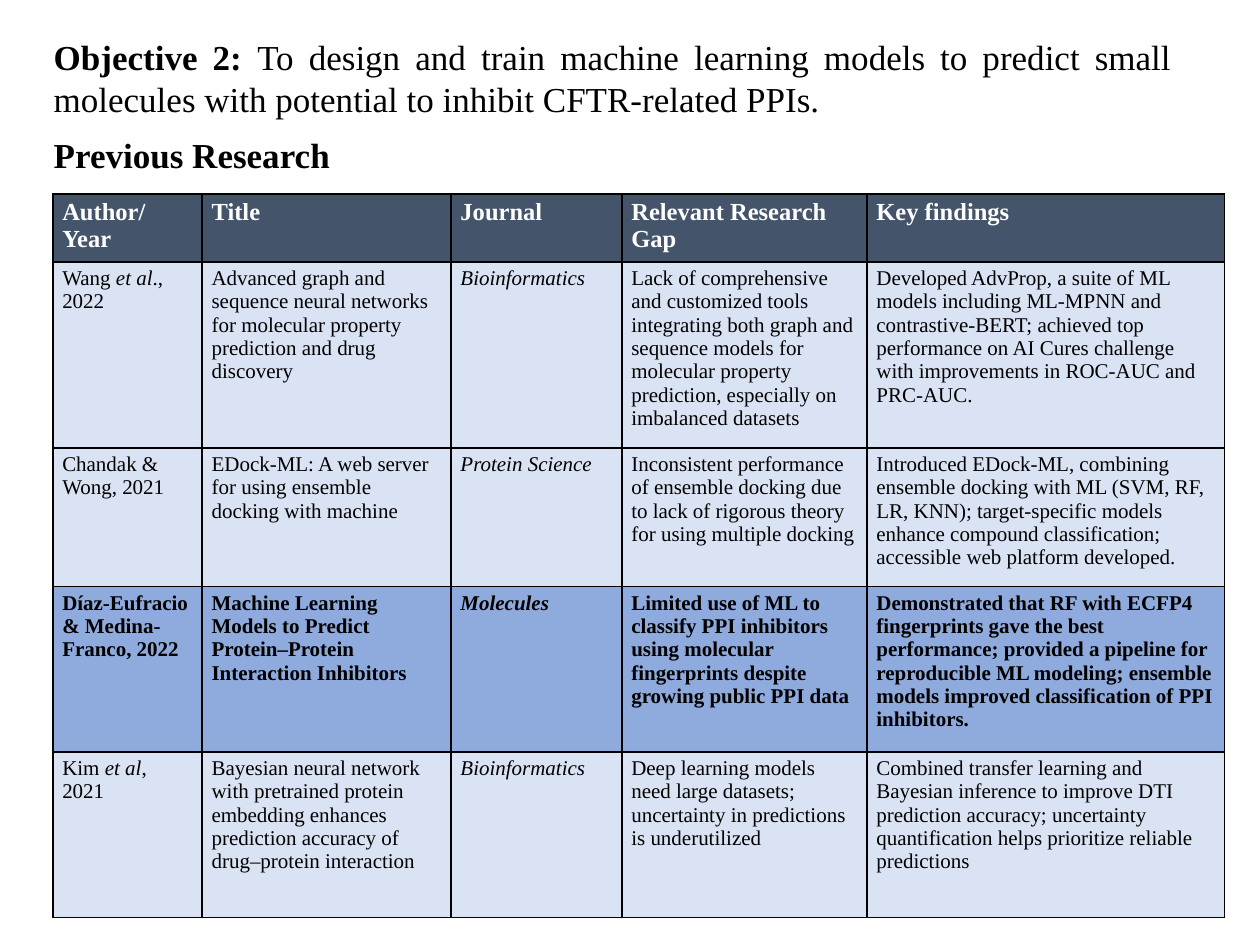
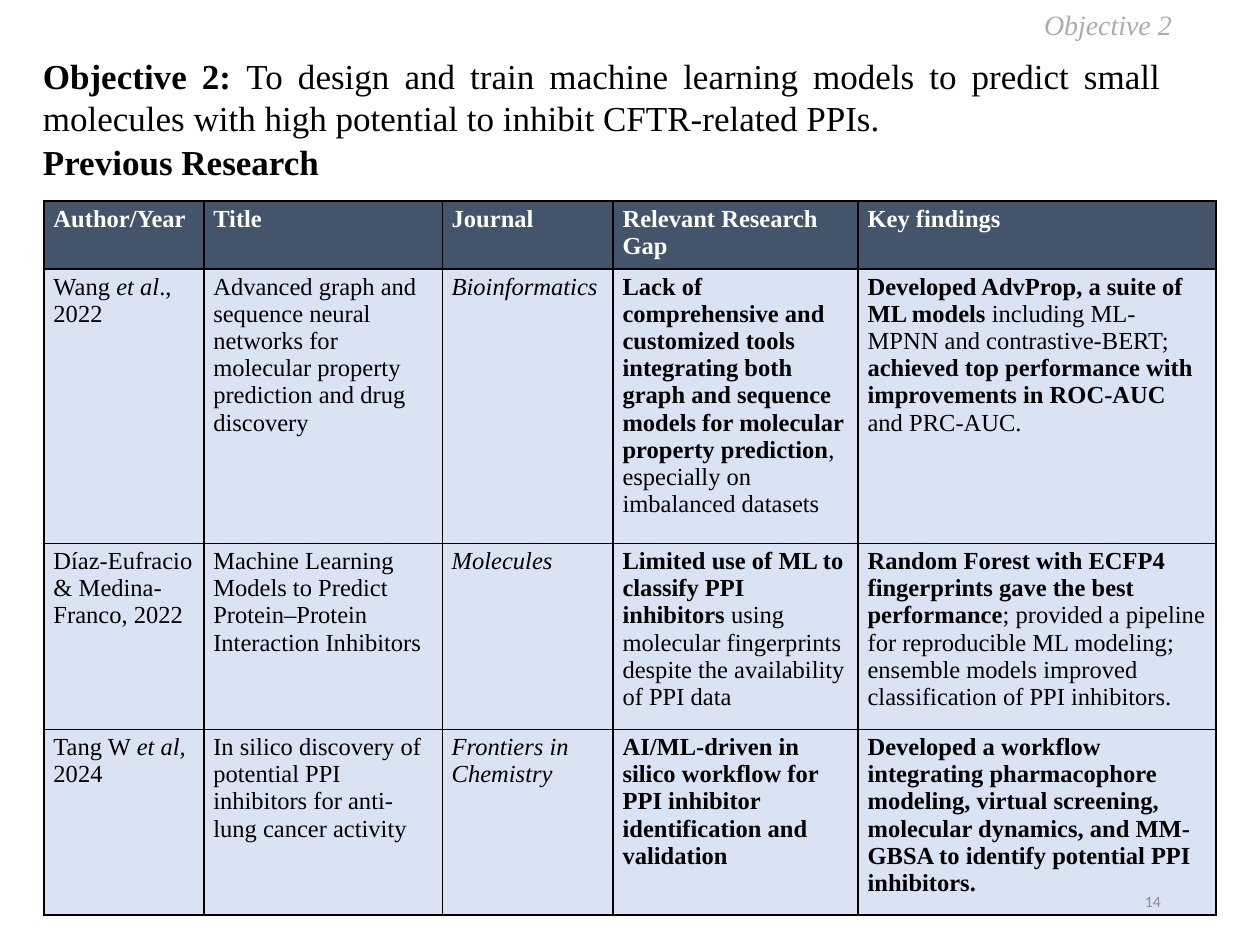
Before and after one commit to Vinoth0202/Training-to-Divya, a slide deck: slide 14 of DC - Dhivya G.pptx (slide 15 before the commit). Drawn at 1260x945 pixels with LibreOffice and Linux fonts; fonts in the diff are those of the drawing. Boxes give left, top, right and bottom in pixels: in the first picture for what was removed or moved away, otherwise in the second. Text is boxed around its words. In the diff, an @@ line names an element or a change of style, - is before the commit and + after.

Commit message:
DC ppt update

```diff
--- a/DC - Dhivya G.pptx
+++ b/DC - Dhivya G.pptx
@@ text added at <box>1044,16,1172,41</box>, 16 pt, text #AFABAB, italic @@
+Objective 2
@@ text at <box>43,64,1160,139</box>: text changed @@
-Objective 2: To design and train machine learning models to predict small molecules with potential to inhibit CFTR-related PPIs.
+Objective 2: To design and train machine learning models to predict small molecules with high potential to inhibit CFTR-related PPIs.
@@ text "Previous Research": place and size @@
-text "Previous Research" at <box>54,143,329,169</box>
+text "Previous Research" at <box>43,150,318,176</box>
@@ table at <box>44,200,1216,915</box> @@
-row 2: Wang et al., 2022 | Advanced graph and sequence neural networks for molecular property prediction and drug discovery | Bioinformatics | Lack of comprehensive and customized tools integrating both graph and sequence models for molecular property prediction, especially on imbalanced datasets | Developed AdvProp, a suite of ML models including ML-MPNN and contrastive-BERT; achieved top performance on AI Cures challenge with improvements in ROC-AUC and PRC-AUC.
-row 3: Chandak & Wong, 2021 | EDock‐ML: A web server for using ensemble docking with machine | Protein Science | Inconsistent performance of ensemble docking due to lack of rigorous theory for using multiple docking | Introduced EDock-ML, combining ensemble docking with ML (SVM, RF, LR, KNN); target-specific models enhance compound classification; accessible web platform developed.
-row 4: Díaz-Eufracio & Medina-Franco, 2022 | Machine Learning Models to Predict Protein–Protein Interaction Inhibitors | Molecules | Limited use of ML to classify PPI inhibitors using molecular fingerprints despite growing public PPI data | Demonstrated that RF with ECFP4 fingerprints gave the best performance; provided a pipeline for reproducible ML modeling; ensemble models improved classification of PPI inhibitors.
-row 5: Kim et al, 2021 | Bayesian neural network with pretrained protein embedding enhances prediction accuracy of drug–protein interaction | Bioinformatics | Deep learning models need large datasets; uncertainty in predictions is underutilized | Combined transfer learning and Bayesian inference to improve DTI prediction accuracy; uncertainty quantification helps prioritize reliable predictions
+row 2: Wang et al., 2022 | Advanced graph and sequence neural networks for molecular property prediction and drug discovery | Bioinformatics | Lack of comprehensive and customized tools integrating both graph and sequence models for molecular property prediction, especially on imbalanced datasets | Developed AdvProp, a suite of ML models including ML-MPNN and contrastive-BERT; achieved top performance with improvements in ROC-AUC and PRC-AUC.
+row 3: Díaz-Eufracio & Medina-Franco, 2022 | Machine Learning Models to Predict Protein–Protein Interaction Inhibitors | Molecules | Limited use of ML to classify PPI inhibitors using molecular fingerprints despite the availability of PPI data | Random Forest with ECFP4 fingerprints gave the best performance; provided a pipeline for reproducible ML modeling; ensemble models improved classification of PPI inhibitors.
+row 4: Tang W et al, 2024 | In silico discovery of potential PPI inhibitors for anti-lung cancer activity | Frontiers in Chemistry | AI/ML-driven in silico workflow for PPI inhibitor identification and validation | Developed a workflow integrating pharmacophore modeling, virtual screening, molecular dynamics, and MM-GBSA to identify potential PPI inhibitors.
@@ table: place and size @@
-table at <box>53,194,1226,917</box>
+table at <box>44,200,1216,915</box>
@@ page number added at <box>1145,897,1161,907</box>, 9 pt, text #8C8C8C @@
+14
```
Also in this commit, not shown: 28 other slides changed, 2 slides added, 4 slides removed, 1 other file.
